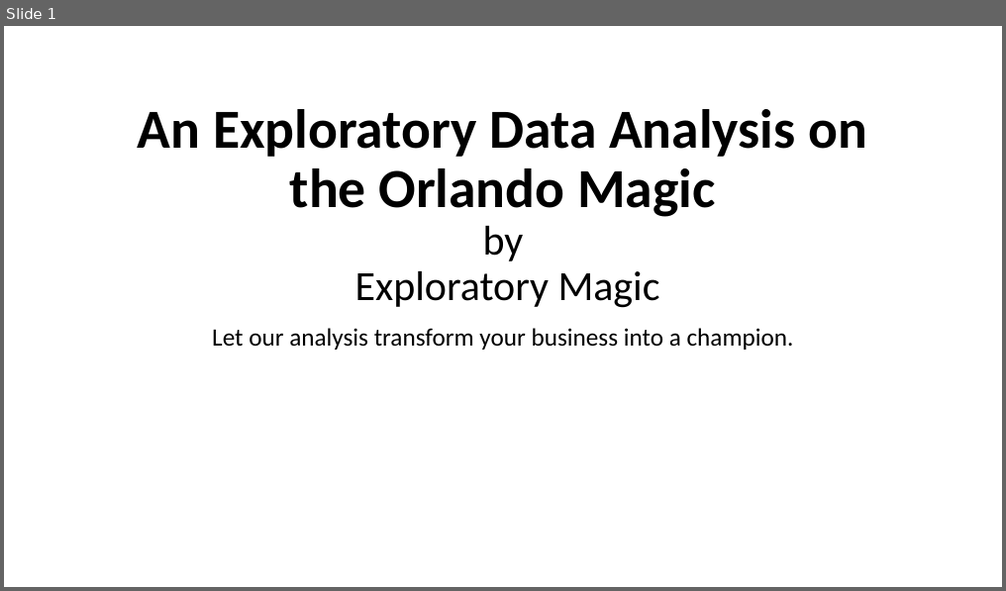
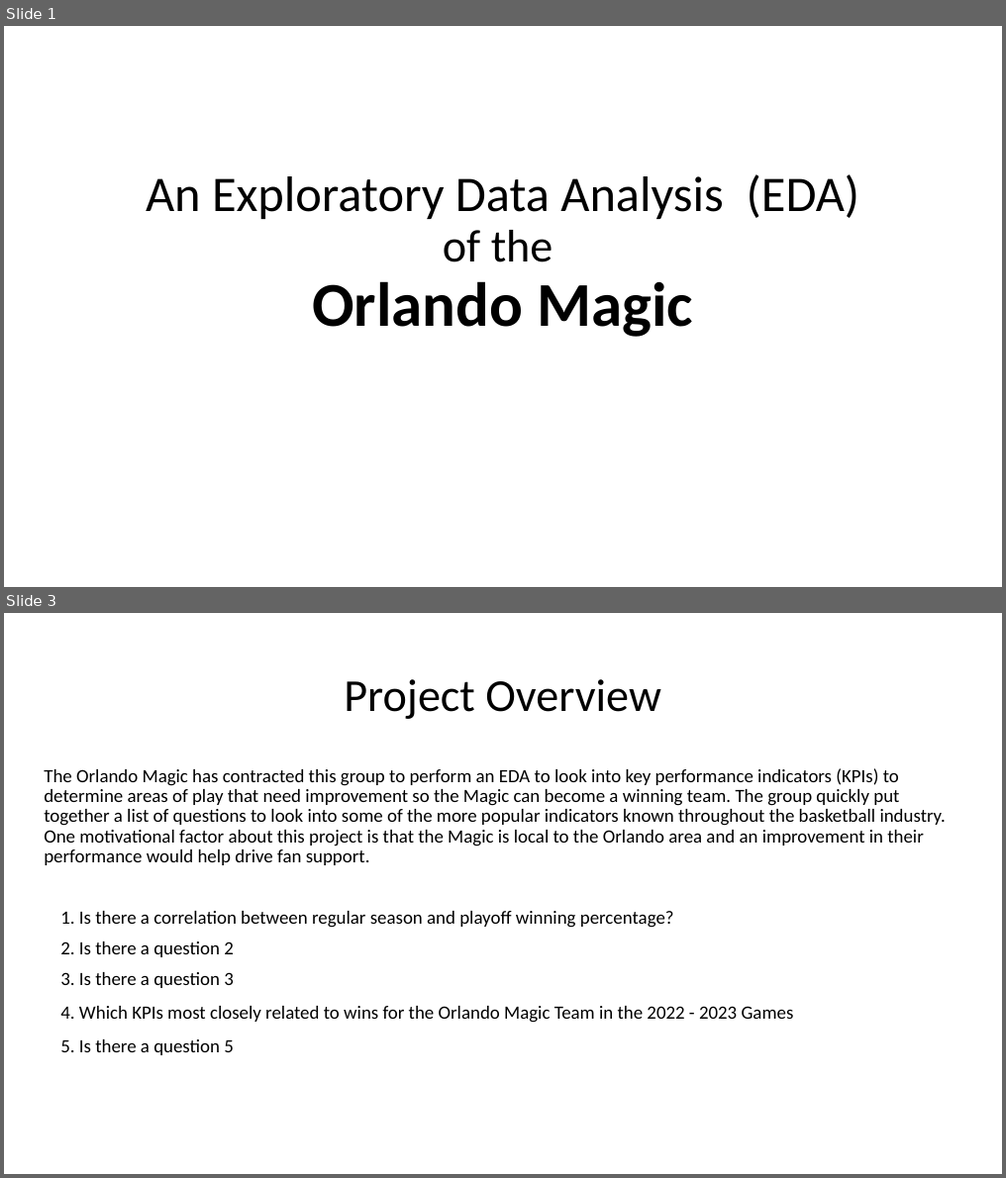
Before and after one commit to CandaceDoesData/Group_Project_1, a slide deck: mm_Group3_Project_1_Presentation.pptx. Shown one above the other, each under a label of ours: slide 1 before the commit, slides 1 and 3 after it; the slides between them are not shown. The pictures are 1006x591 and 1006x1178 pixels, drawn with LibreOffice and Linux fonts; fonts in the diff are those of the drawing. Boxes give left, top, right and bottom in pixels: in the first picture for what was removed or moved away, otherwise in the second. Text is boxed around its words. In the diff, an @@ line names an element or a change of style, - is before the commit and + after.

```diff
--- a/mm_Group3_Project_1_Presentation.pptx
+++ b/mm_Group3_Project_1_Presentation.pptx
@@ slide 3 added at (4, 613, 1002, 1174), background #FFFFFF @@
@@ title added at (344, 679, 661, 719), 44 pt, text #000000 @@
+Project Overview
@@ text added at (44, 768, 945, 1056), 18 pt, text #000000 @@
+The Orlando Magic has contracted this group to perform an EDA to look into key performance indicators (KPIs) to determine areas of play that need improvement so the Magic can become a winning team. The group quickly put together a list of questions to look into some of the more popular indicators known throughout the basketball industry. One motivational factor about this project is that the Magic is local to the Orlando area and an improvement in their performance would help drive fan support.
+1. Is there a correlation between regular season and playoff winning percentage?
+2. Is there a question 2
+3. Is there a question 3
+4. Which KPIs most closely related to wins for the Orlando Magic Team in the 2022 - 2023 Games
+5. Is there a question 5
@@ slide 1 changed as well @@
@@ title "An Exploratory Data Analysis (EDA) ..." at (146, 174, 860, 337): vertical alignment bottom to middle @@
@@ title at (146, 174, 860, 337): text changed; size 53 to 48 pt; bold off @@
-An Exploratory Data Analysis on the Orlando Magic
-by
-Exploratory Magic
+An Exploratory Data Analysis (EDA)
+of the
+Orlando Magic
@@ subtitle removed at (212, 328, 794, 350) @@
-Let our analysis transform your business into a champion.
```
Also in this commit, not shown: 29 other slides added, 3 slides removed.
